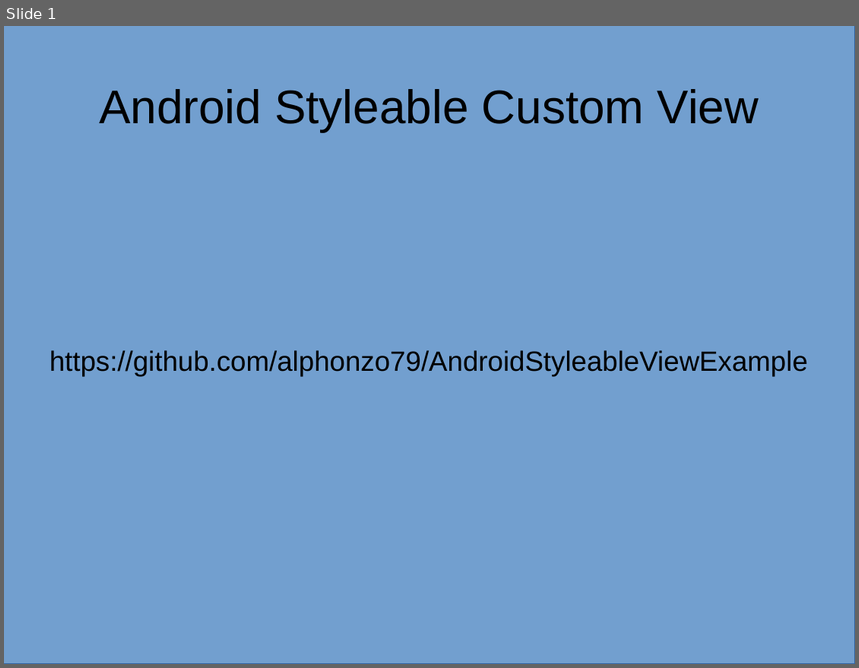
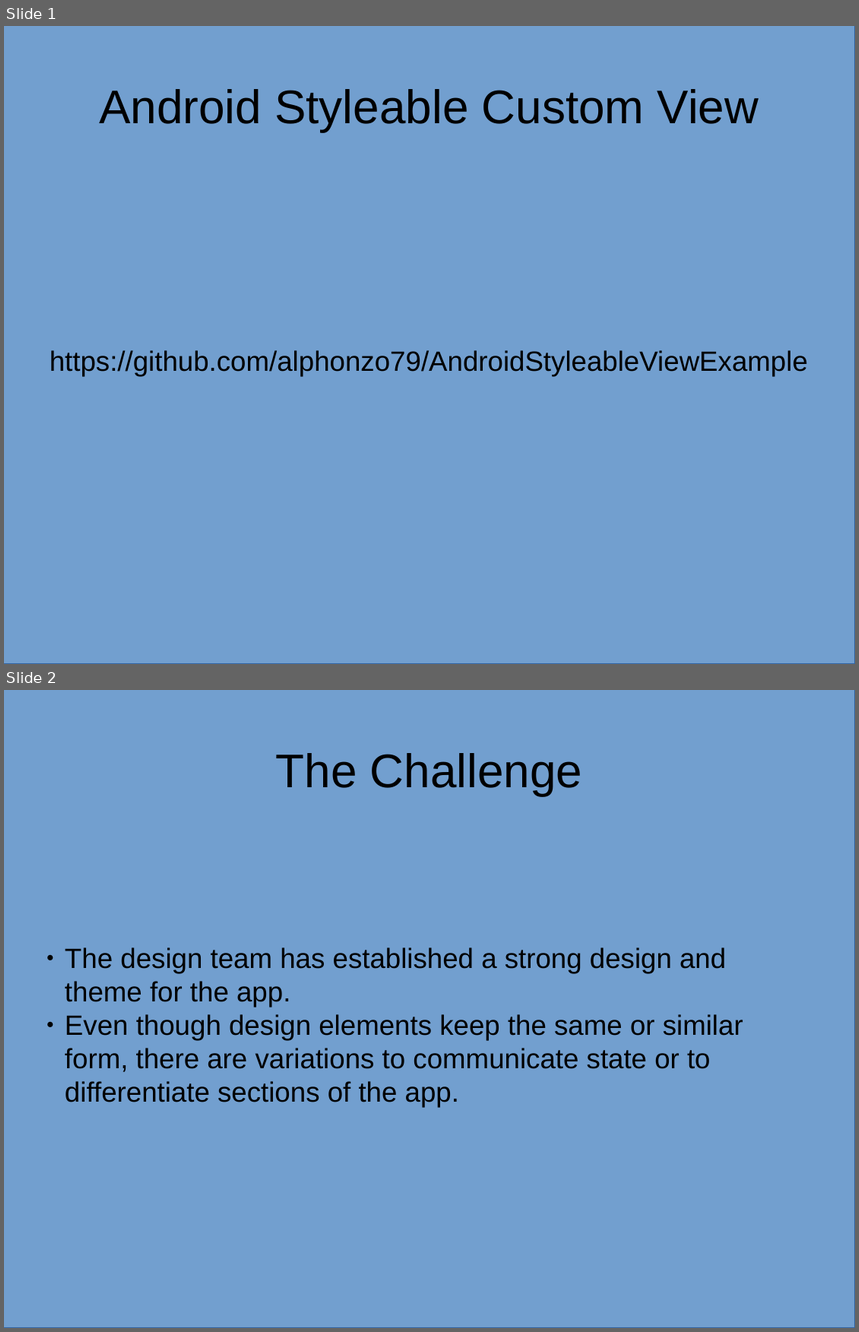
Before and after one commit to alphonzo79/AndroidStyleableViewExample, a slide deck: AndroidStyleableViewSlides.odp. Shown one above the other, each under a label of ours: slide 1 before the commit, slides 1 and 2 after it. The pictures are 859x668 and 859x1332 pixels, drawn with LibreOffice and Linux fonts; fonts in the diff are those of the drawing. Boxes give left, top, right and bottom in pixels: in the first picture for what was removed or moved away, otherwise in the second. Text is boxed around its words. In the diff, an @@ line names an element or a change of style, - is before the commit and + after.

```diff
--- a/AndroidStyleableViewSlides.odp
+++ b/AndroidStyleableViewSlides.odp
@@ slide 2 added at [4, 690, 855, 1328], background #FFFFFF @@
@@ rectangle added at [4, 690, 855, 1328], fill #729FCF, outline #3465A4 0 pt @@
@@ title added at [276, 753, 582, 796], 44 pt, text #000000 @@
+The Challenge
@@ subtitle added at [65, 948, 743, 1108], 26 pt, text #000000 @@
+● The design team has established a strong design and theme for the app.
+● Even though design elements keep the same or similar form, there are variations to communicate state or to differentiate sections of the app.
```
Also in this commit, not shown: 1 slide changed, 4 other slides added.
